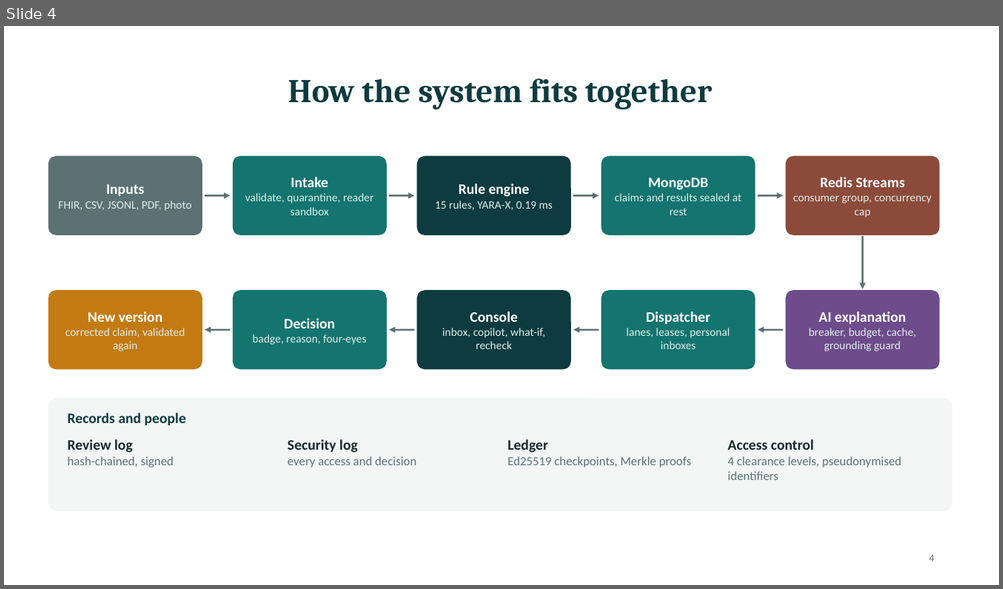
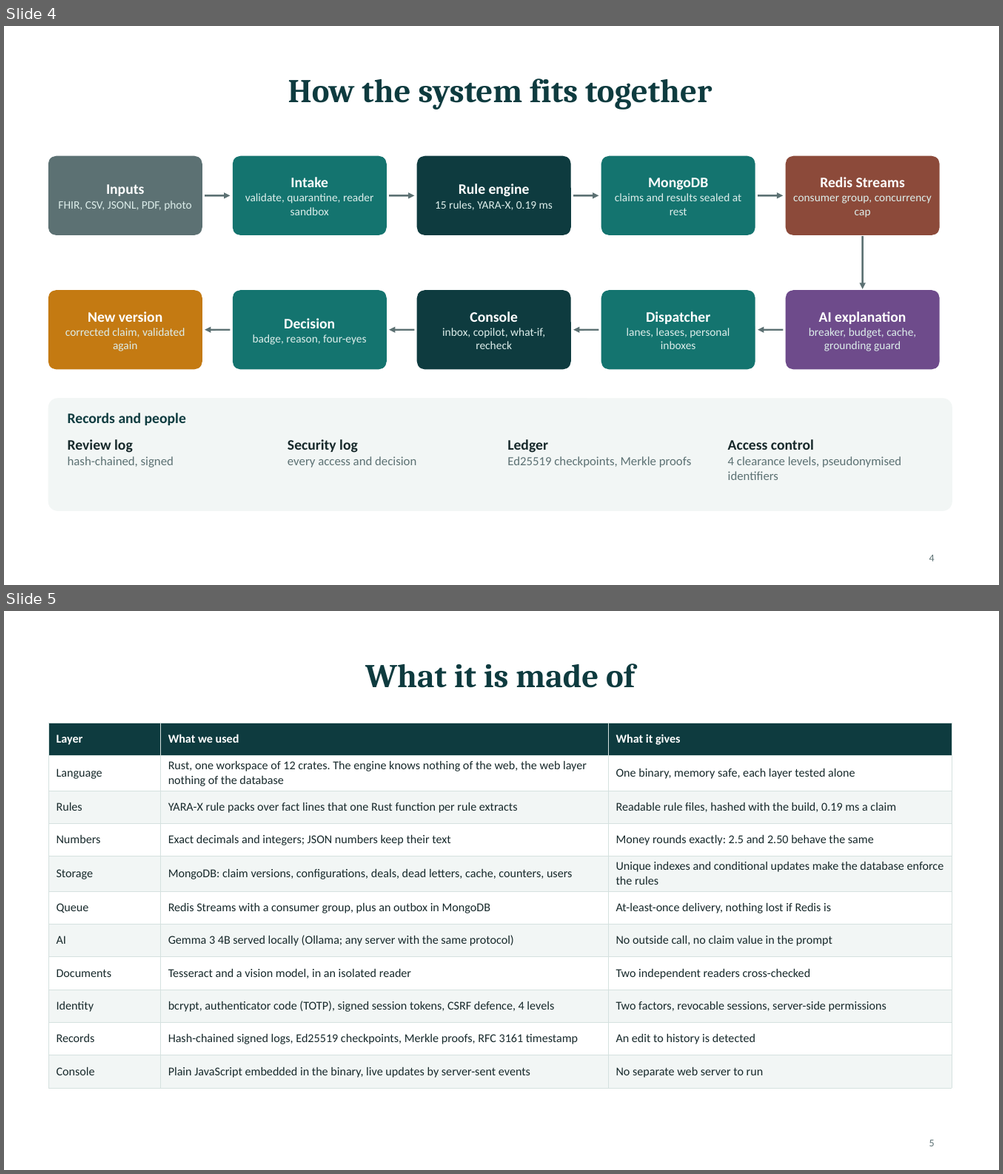
Before and after one commit to PublisherX02/Claim_Guard, a slide deck: docs/presentation/ClaimGuard_Mentor_Session.pptx. Shown one above the other, each under a label of ours: slide 4 before the commit, slides 4 and 5 after it. The pictures are 1003x589 and 1003x1174 pixels, drawn with LibreOffice and Linux fonts; fonts in the diff are those of the drawing. Boxes give left, top, right and bottom in pixels: in the first picture for what was removed or moved away, otherwise in the second. Text is boxed around its words. In the diff, an @@ line names an element or a change of style, - is before the commit and + after.

```diff
--- a/docs/presentation/ClaimGuard_Mentor_Session.pptx
+++ b/docs/presentation/ClaimGuard_Mentor_Session.pptx
@@ slide 5 added at [4,611,999,1170], background #FFFFFF @@
@@ title added at [365,664,634,688], 32 pt, text #0E3B3F, bold @@
+What it is made of
@@ table added at [48,723,951,1081], 11 rows, 3 columns @@
+Layer | What we used | What it gives
+Language | Rust, one workspace of 12 crates. The engine knows nothing of the web, the web layer nothing of the database | One binary, memory safe, each layer tested alone
+Rules | YARA-X rule packs over fact lines that one Rust function per rule extracts | Readable rule files, hashed with the build, 0.19 ms a claim
+Numbers | Exact decimals and integers; JSON numbers keep their text | Money rounds exactly: 2.5 and 2.50 behave the same
+Storage | MongoDB: claim versions, configurations, deals, dead letters, cache, counters, users | Unique indexes and conditional updates make the database enforce the rules
+Queue | Redis Streams with a consumer group, plus an outbox in MongoDB | At-least-once delivery, nothing lost if Redis is
+AI | Gemma 3 4B served locally (Ollama; any server with the same protocol) | No outside call, no claim value in the prompt
+Documents | Tesseract and a vision model, in an isolated reader | Two independent readers cross-checked
+Identity | bcrypt, authenticator code (TOTP), signed session tokens, CSRF defence, 4 levels | Two factors, revocable sessions, server-side permissions
+Records | Hash-chained signed logs, Ed25519 checkpoints, Merkle proofs, RFC 3161 timestamp | An edit to history is detected
+Console | Plain JavaScript embedded in the binary, live updates by server-sent events | No separate web server to run
@@ page number added at [929,1140,934,1147], 10 pt, text #5C7173 @@
+5
```
Also in this commit, not shown: 6 slides changed, 5 other slides added, 1 slide removed, 2 other files.
